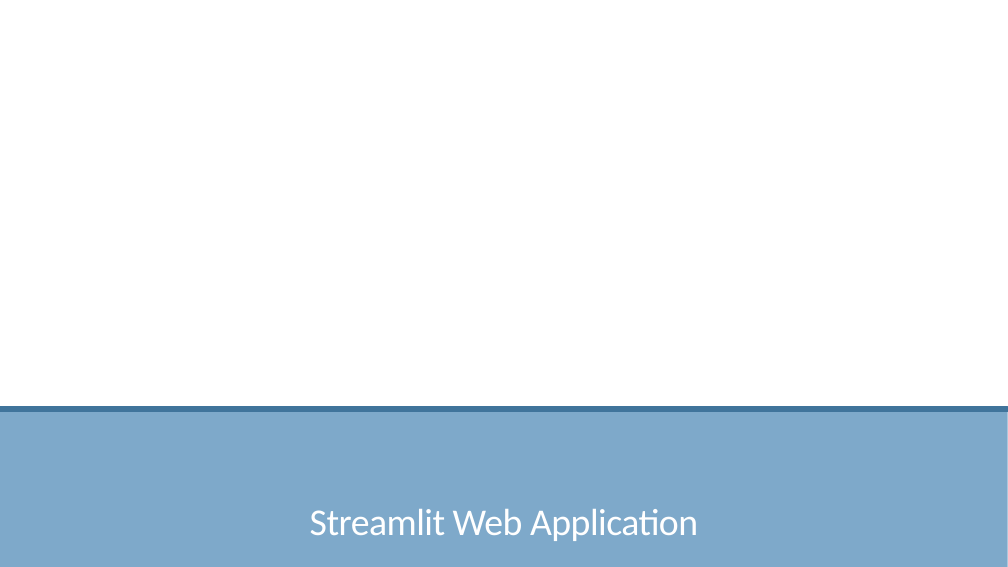
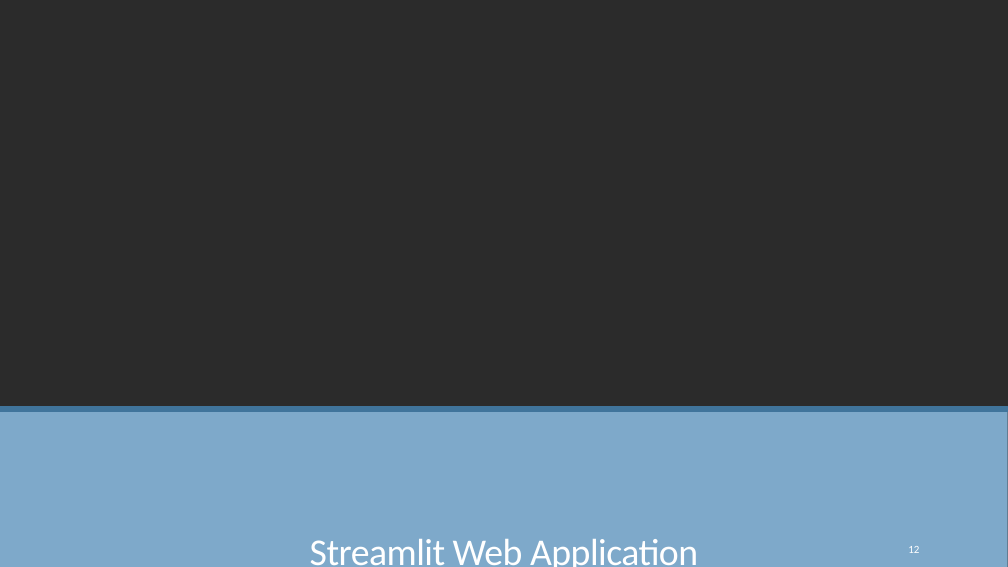
Before and after one commit to SrushtiSuthar/Voyage_Analytics_MLOps, a slide deck: slide 12 of presentation/Voyage_Analytics_MLOps_Srushti_Suthar.pptx (slide 10 before the commit). Drawn at 1008x567 pixels with LibreOffice and Linux fonts; fonts in the diff are those of the drawing; background and template pictures are left out; a plain dark background stands for a picture behind light text. Boxes give left, top, right and bottom in pixels: in the first picture for what was removed or moved away, otherwise in the second. Text is boxed around its words. In the diff, an @@ line names an element or a change of style, - is before the commit and + after.

```diff
--- a/presentation/Voyage_Analytics_MLOps_Srushti_Suthar.pptx
+++ b/presentation/Voyage_Analytics_MLOps_Srushti_Suthar.pptx
@@ background #FFFFFF to picture (left out) @@
@@ title "Streamlit Web Application" rewrapped from (310, 509, 698, 541) to (310, 539, 698, 567) @@
@@ page number added at (908, 546, 919, 553), 10.5 pt, text #FFFFFF @@
+12
```
Also in this commit, not shown: 9 other slides changed, 4 slides added, 1 other file.
